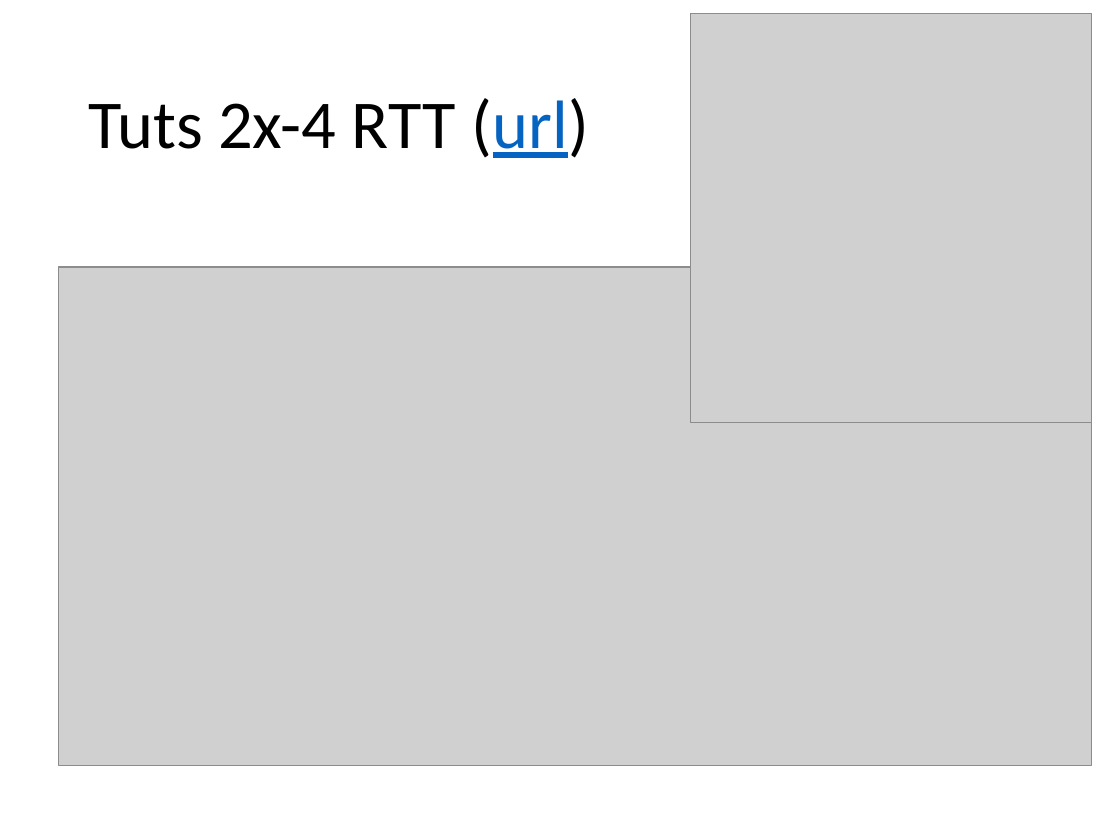
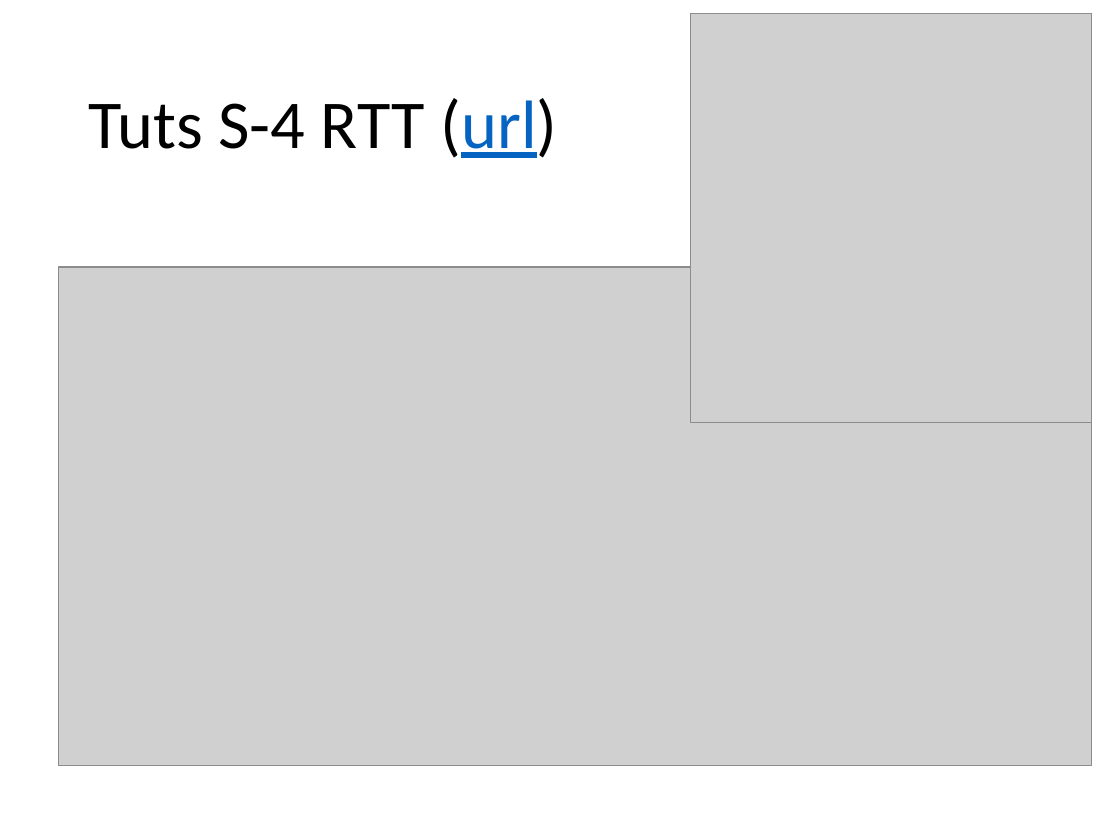
Before and after one commit to caa1211/tutsplus, a slide deck: slide 23 of threejs-tuts-4.pptx. Drawn at 1120x840 pixels with LibreOffice and Linux fonts; fonts in the diff are those of the drawing; grey boxes stand for pictures. Boxes give left, top, right and bottom in pixels: in the first picture for what was removed or moved away, otherwise in the second. Text is boxed around its words. In the diff, an @@ line names an element or a change of style, - is before the commit and + after.

```diff
--- a/threejs-tuts-4.pptx
+++ b/threejs-tuts-4.pptx
@@ title at (88, 98, 558, 158): text changed @@
-Tuts 2x-4 RTT (url)
+Tuts S-4 RTT (url)
```
Also in this commit, not shown: 5 other slides changed, 4 slides added, 37 other files.
